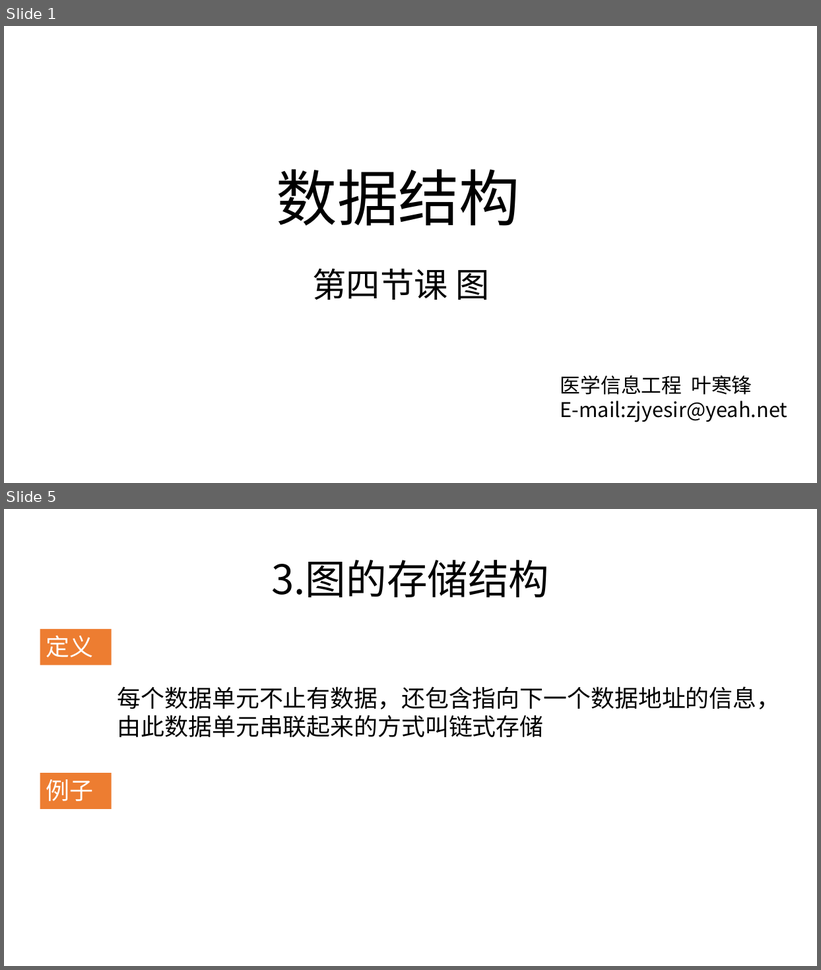
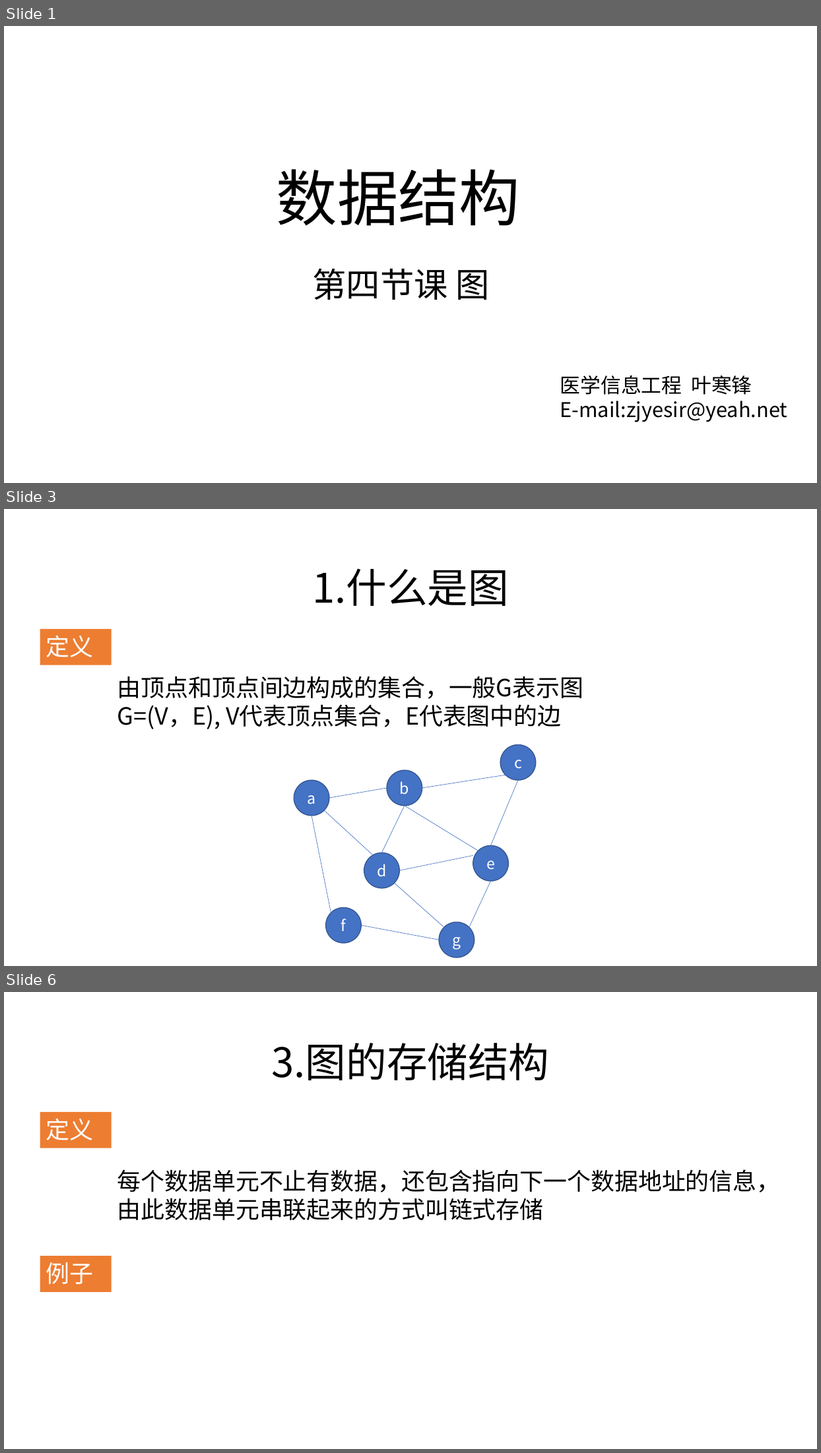
Before and after one commit to zjyesir/hmc_data_structure, a slide deck: ppt/7.图.pptx. Shown one above the other, each under a label of ours: slides 1 and 5 before the commit, slides 1, 3 and 6 after it; the slides between them are not shown. The pictures are 821x970 and 821x1453 pixels, drawn with LibreOffice and Linux fonts; fonts in the diff are those of the drawing; background and template pictures are left out. Boxes give left, top, right and bottom in pixels: in the first picture for what was removed or moved away, otherwise in the second. Text is boxed around its words. In the diff, an @@ line names an element or a change of style, - is before the commit and + after.

```diff
--- a/ppt/7.图.pptx
+++ b/ppt/7.图.pptx
@@ slide 3 added at (x1=4, y1=509, x2=817, y2=966), background picture (left out) @@
@@ text added at (x1=312, y1=568, x2=509, y2=606), 48 pt, text #000000 @@
+1.什么是图
@@ rectangle added at (x1=40, y1=629, x2=112, y2=665), fill #ED7D31, 28 pt, text #FFFFFF @@
+定义
@@ text added at (x1=118, y1=676, x2=584, y2=729), 28 pt, text #000000 @@
+由顶点和顶点间边构成的集合，一般G表示图 G=(V，E), V代表顶点集合，E代表图中的边
@@ ellipse added at (x1=500, y1=745, x2=536, y2=780), fill #4472C4, outline #325491 1 pt, 18 pt, text #FFFFFF @@
+c
@@ ellipse added at (x1=294, y1=780, x2=329, y2=816), fill #4472C4, outline #325491 1 pt, 18 pt, text #FFFFFF @@
+a
@@ ellipse added at (x1=387, y1=770, x2=422, y2=806), fill #4472C4, outline #325491 1 pt, 18 pt, text #FFFFFF @@
+b
@@ line added from (422, 788) to (506, 775), #4472C4 0.5 pt @@
@@ line added from (518, 780) to (491, 846), #4472C4 0.5 pt @@
@@ line added from (329, 798) to (387, 788), #4472C4 0.5 pt @@
@@ line added from (312, 816) to (331, 914), #4472C4 0.5 pt @@
@@ line added from (324, 811) to (382, 863), #4472C4 0.5 pt @@
@@ line added from (405, 806) to (382, 853), #4472C4 0.5 pt @@
@@ line added from (405, 806) to (479, 851), #4472C4 0.5 pt @@
@@ ellipse added at (x1=364, y1=853, x2=399, y2=889), fill #4472C4, outline #325491 1 pt, 18 pt, text #FFFFFF @@
+d
@@ line added from (400, 871) to (473, 856), #4472C4 0.5 pt @@
@@ ellipse added at (x1=473, y1=846, x2=508, y2=881), fill #4472C4, outline #325491 1 pt, 18 pt, text #FFFFFF @@
+e
@@ line added from (395, 883) to (444, 927), #4472C4 0.5 pt @@
@@ line added from (491, 881) to (469, 927), #4472C4 0.5 pt @@
@@ ellipse added at (x1=326, y1=908, x2=362, y2=943), fill #4472C4, outline #325491 1 pt, 18 pt, text #FFFFFF @@
+f
@@ ellipse added at (x1=439, y1=923, x2=475, y2=958), fill #4472C4, outline #325491 1 pt, 18 pt, text #FFFFFF @@
+g
@@ line added from (362, 925) to (439, 940), #4472C4 0.5 pt @@
@@ what was slide 5 is now slide 6 @@
```
Also in this commit, not shown: 1 slide changed, 2 other slides added, 2 slides removed, 9 other files.
